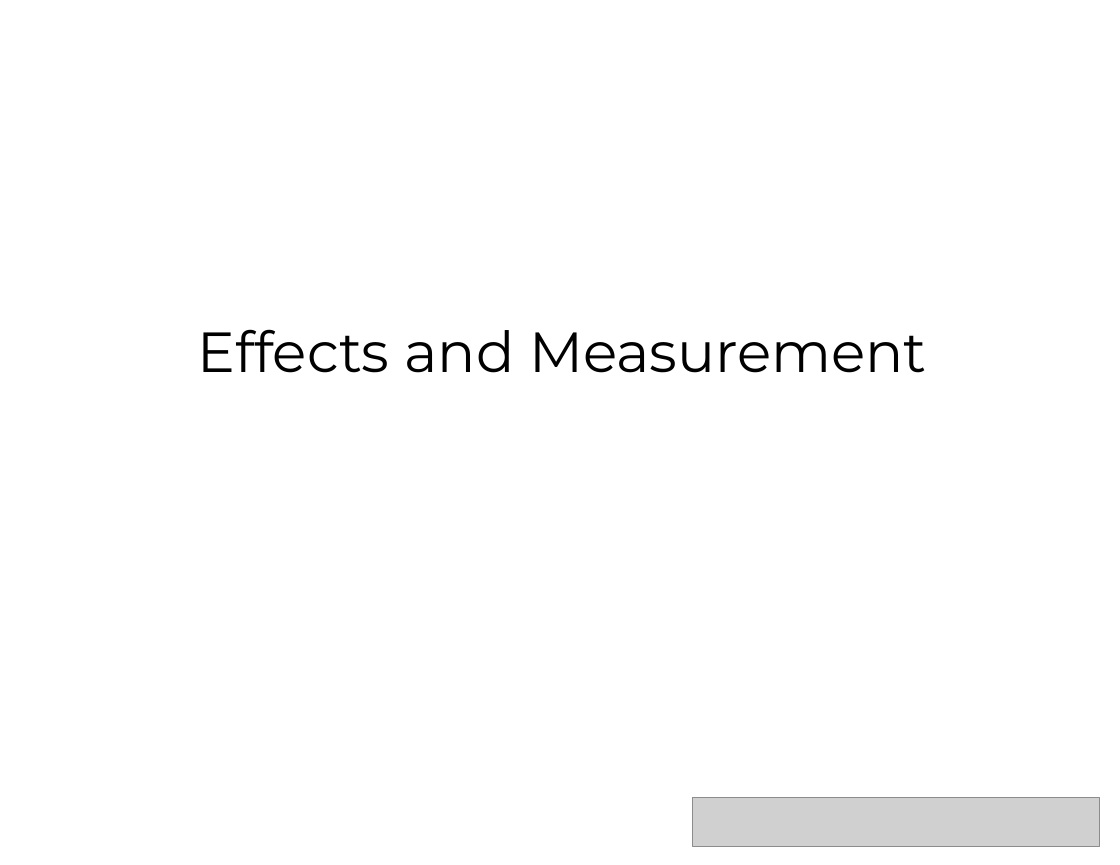
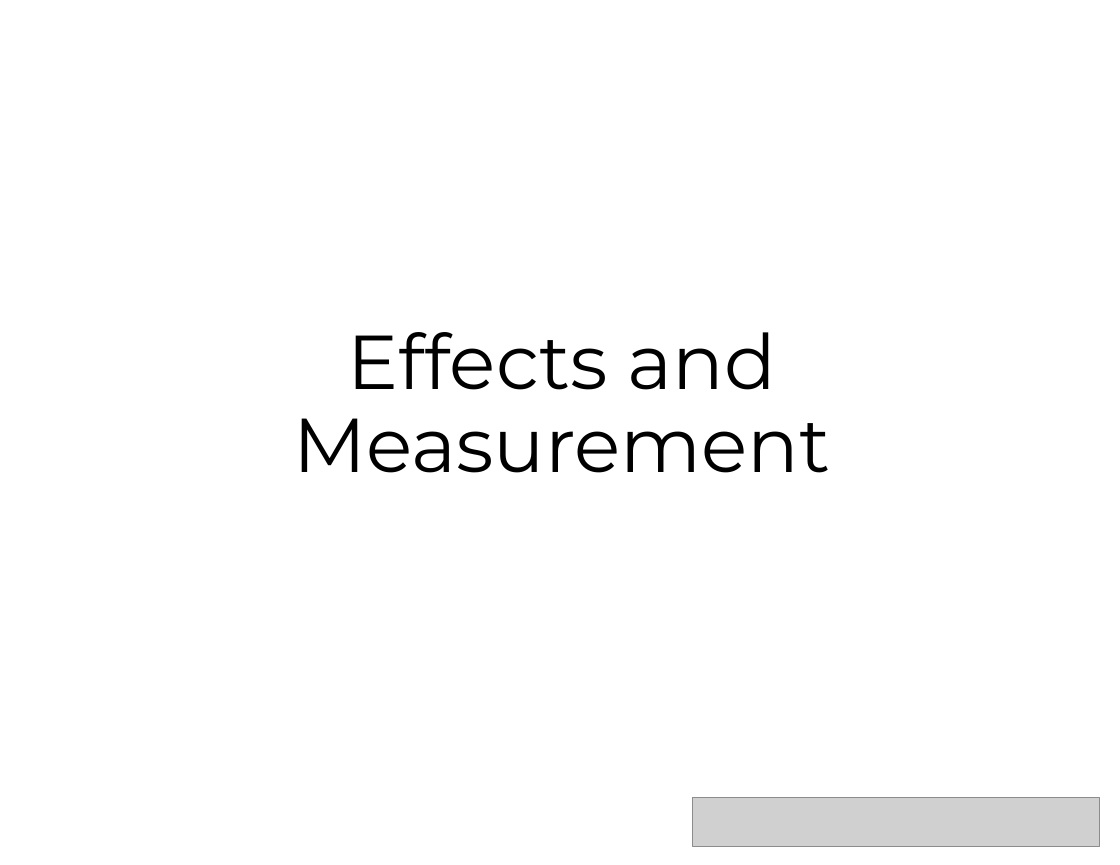
Before and after one commit to dennislamcv1/UPennBA, a slide deck: slide 8 of Business Analytics Capstone/Complete Strategic Analysis .pptx. Drawn at 1120x865 pixels with LibreOffice and Linux fonts; fonts in the diff are those of the drawing; grey boxes stand for pictures. Boxes give left, top, right and bottom in pixels: in the first picture for what was removed or moved away, otherwise in the second. Text is boxed around its words. In the diff, an @@ line names an element or a change of style, - is before the commit and + after.

```diff
--- a/Business Analytics Capstone/Complete Strategic Analysis .pptx
+++ b/Business Analytics Capstone/Complete Strategic Analysis .pptx
@@ subtitle "Effects and Measurement" at <box>293,332,830,473</box>: size 40 to 54 pt @@
```
Also in this commit, not shown: 3 other slides changed, 1 slide added, 1 other file.
